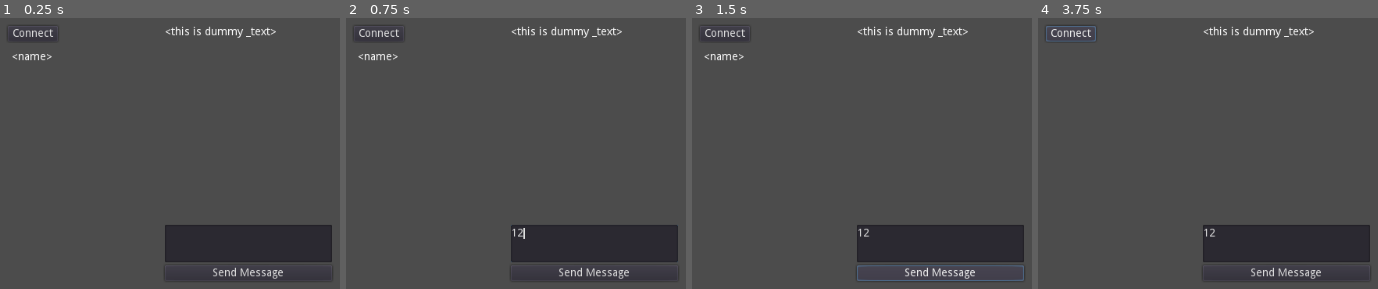
Above: before the commit, frames 1-4 (left to right).
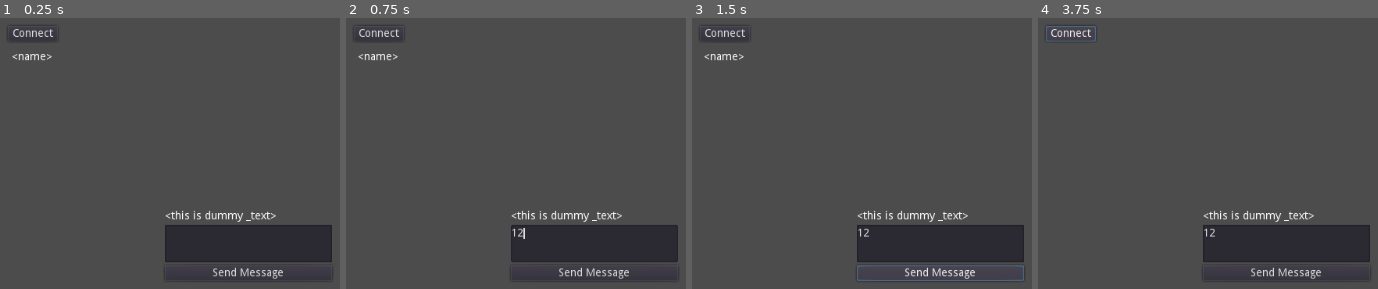
Above: after the commit, the same moments.

Repository: jedStevens/multiplayer
Game: Godot game, scene res://demo.tscn
Two runs of this game, one before a commit and one after it. Both use one fixed random seed, a clock stepped at 60 frames per second and the inputs below.
Inputs (mouse positions are in pixels of both pictures, inside the frame that each line leads up to):
- Up to frame 1 (0.25 s): no input
- Up to frame 2 (0.75 s): click (594, 242) at 0.52 s; type "12" at 0.6 s
- Up to frame 3 (1.5 s): click "Send Message" at 1.25 s
- Up to frame 4 (3.75 s): click "Send Message" at 2 s; click "Send Message" at 2.75 s; click "Connect" at 3.5 s

The runs differ from the first frame. In frame 1, 0.9% of the frame differs, in the area x 48-82%, y 2-76%; in frame 2, 0.9%; in frame 3, 0.9%; in frame 4, 0.9%.

Commit message:
AutoCommit

Diff:
--- a/chat.gd
+++ b/chat.gd
@@ -14,3 +14,6 @@
 
 func _on_send_pressed():
 	send_message($input.text)
+
+sync func clear_log():
+	$log.text = ""
--- a/demo.gd
+++ b/demo.gd
@@ -16,7 +16,7 @@
 var my_info = { 'name' : username, 'favorite_color' : Color8(255, 0, 255) }
 
 func _ready():
-	seed(OS.get_unix_time())
+	randomize()
 
 	if OS.get_environment("JED_SERVER") == "1":
 		print("Running as server")
@@ -34,11 +34,11 @@
 	get_tree().connect("server_disconnected", self, "_server_disconnected")
 
 func _player_connected(id):
-	pass
+	$chat.log_text("*just connected*", id)
 
 func _player_disconnected(id):
 	if player_info.has(id):
-		print("Player left: ", player_info[id], " ", id)
+		$chat.log_text("Player left: ", player_info[id], " ", id)
 
 		rpc("unregister_player", id, player_info[id])
 		if id in player_info.keys():
@@ -47,6 +47,7 @@
 
 func _connected_ok():
 	rpc("register_player", get_tree().get_network_unique_id(), my_info)
+	$chat.rpc("clear_log")
 	print("I'm connected, do others know about me?")
 
 func _server_disconnected():
--- a/demo.tscn
+++ b/demo.tscn
@@ -88,7 +88,7 @@
 alignment = 0
 script = ExtResource( 2 )
 
-[node name="log" type="RichTextLabel" parent="chat" index="0"]
+[node name="log" type="Label" parent="chat" index="0"]
 
 anchor_left = 0.0
 anchor_top = 0.0
@@ -103,17 +103,11 @@
 mouse_default_cursor_shape = 0
 size_flags_horizontal = 1
 size_flags_vertical = 1
-bbcode_enabled = false
-bbcode_text = ""
-visible_characters = 256
+text = "<this is dummy _text>"
+valign = 2
 percent_visible = 1.0
-meta_underlined = true
-tab_size = 4
-text = "<this is dummy _text>"
-scroll_active = true
-scroll_following = false
-selection_enabled = false
-override_selected_font_color = false
+lines_skipped = 0
+max_lines_visible = -1
 _sections_unfolded = [ "Rect" ]
 
 [node name="input" type="TextEdit" parent="chat" index="1"]
